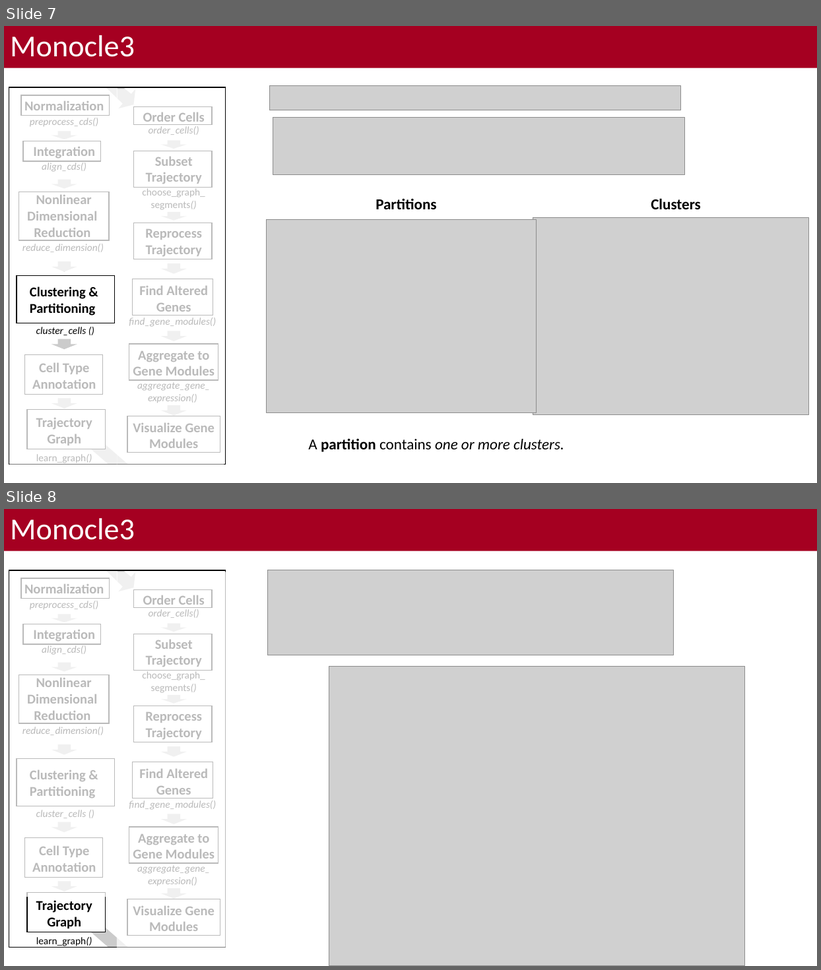
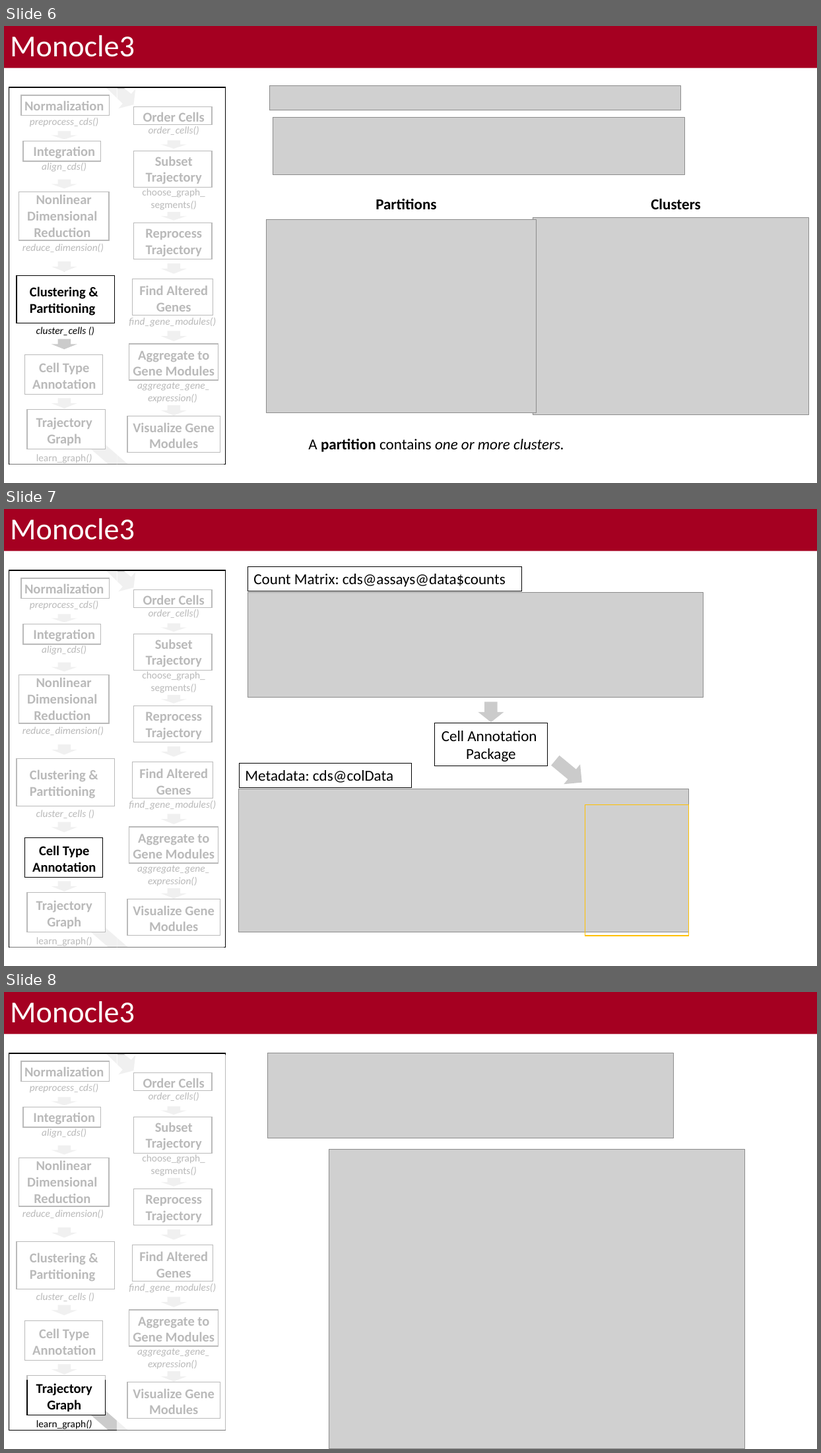
Before and after one commit to bacorli2/scrna_workshop, a slide deck: M6_Monocle_Pseudotime/M5_Monocle_Timeseries.pptx. Shown one above the other, each under a label of ours: slides 7 and 8 before the commit, slides 6, 7 and 8 after it. The pictures are 821x970 and 821x1453 pixels, drawn with LibreOffice and Linux fonts; fonts in the diff are those of the drawing; grey boxes stand for pictures; background and template pictures are left out. Boxes give left, top, right and bottom in pixels: in the first picture for what was removed or moved away, otherwise in the second. Text is boxed around its words. In the diff, an @@ line names an element or a change of style, - is before the commit and + after.

Commit message:
Finished first pass for M6. Starting second attempt to use Monocle3 from Seurat import.

```diff
--- a/M6_Monocle_Pseudotime/M5_Monocle_Timeseries.pptx
+++ b/M6_Monocle_Pseudotime/M5_Monocle_Timeseries.pptx
@@ slide 7 added at bbox=[4, 509, 817, 966], background #FFFFFF; not listed: 47 template elements that a slide beside it also shows @@
@@ title added at bbox=[4, 509, 817, 551], fill #A50021, 36 pt, text #FFFFFF @@
+Monocle3
@@ rectangle added at bbox=[248, 566, 522, 591], outline #000000 0.75 pt, 18 pt, text #000000 @@
+Count Matrix: cds@assays@data$counts
@@ rectangle added at bbox=[10, 571, 118, 835], fill #FFFFFF at 73% opacity @@
@@ rectangle added at bbox=[117, 572, 224, 948], fill #FFFFFF at 73% opacity @@
@@ picture added at bbox=[248, 593, 704, 698] @@
@@ right arrow added at bbox=[479, 702, 504, 722], fill #CBCBCB @@
@@ rectangle added at bbox=[435, 723, 547, 766], outline #000000 0.75 pt, 18 pt, text #000000 @@
+Cell Annotation
+Package
@@ rectangle added at bbox=[240, 763, 411, 788], outline #000000 0.75 pt, 18 pt, text #000000 @@
+Metadata: cds@colData
@@ right arrow added at bbox=[548, 751, 591, 793], fill #CBCBCB @@
@@ picture added at bbox=[238, 789, 689, 932] @@
@@ rectangle added at bbox=[585, 805, 689, 936], outline #FFC000 1 pt @@
@@ rectangle added at bbox=[9, 880, 117, 948], fill #FFFFFF at 73% opacity @@
@@ what was slide 7 is now slide 6 @@
```
Also in this commit, not shown: 4 slides changed, 2 slides removed, 1 other file.
